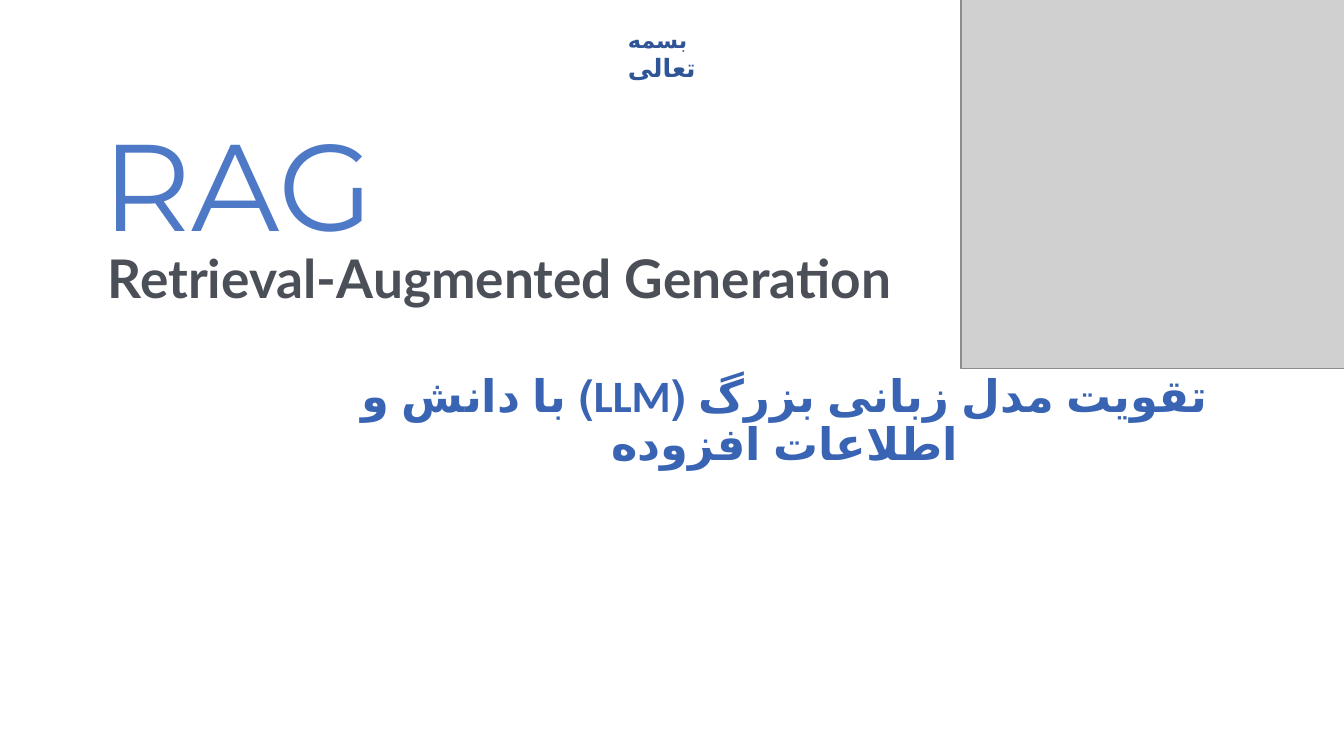
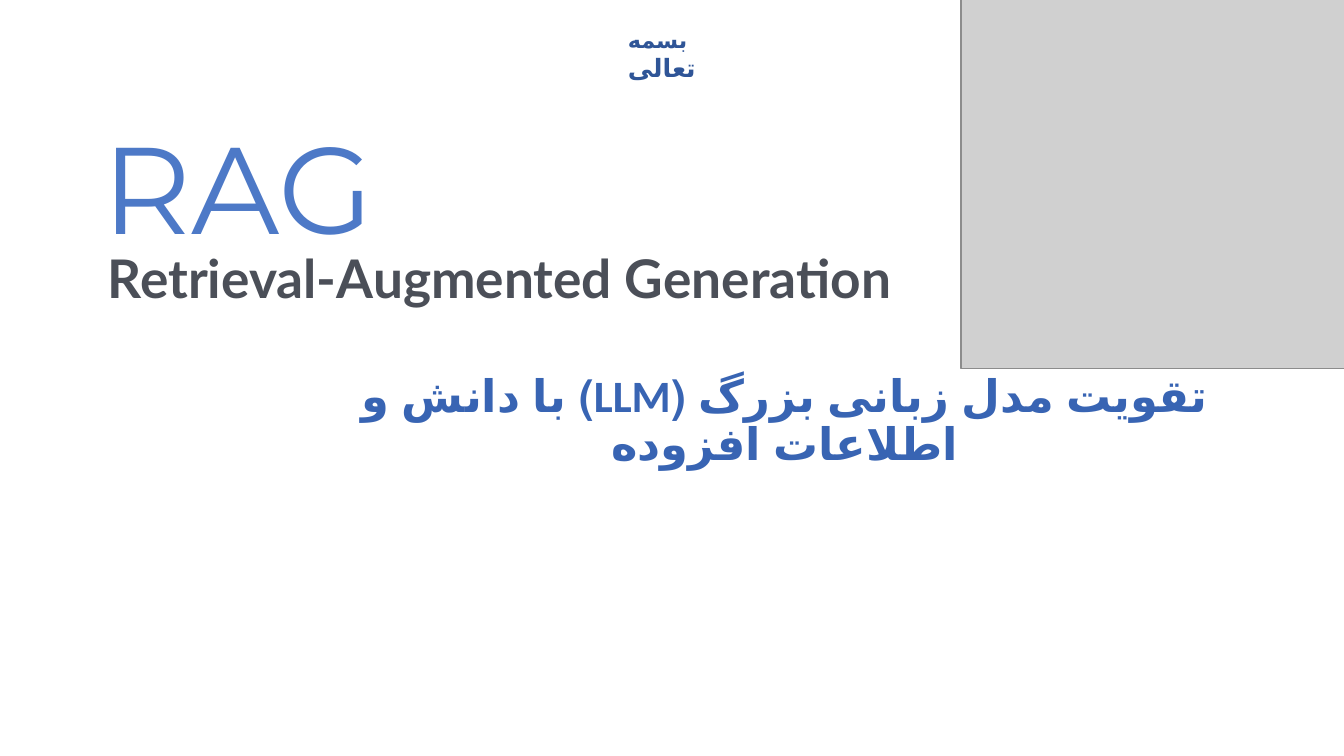
Before and after one commit to FarshadAmiri/DataGPT, a slide deck: slide 2 of RAG.pptx. Drawn at 1344x756 pixels with LibreOffice and Linux fonts; fonts in the diff are those of the drawing; grey boxes stand for pictures. Boxes give left, top, right and bottom in pixels: in the first picture for what was removed or moved away, otherwise in the second. Text is boxed around its words. In the diff, an @@ line names an element or a change of style, - is before the commit and + after.

```diff
--- a/RAG.pptx
+++ b/RAG.pptx
@@ title "RAG": place and size @@
-title "RAG" at [102, 144, 373, 259]
+title "RAG" at [102, 147, 373, 263]
```
Also in this commit, not shown: 2 other slides changed, 5 other files.
